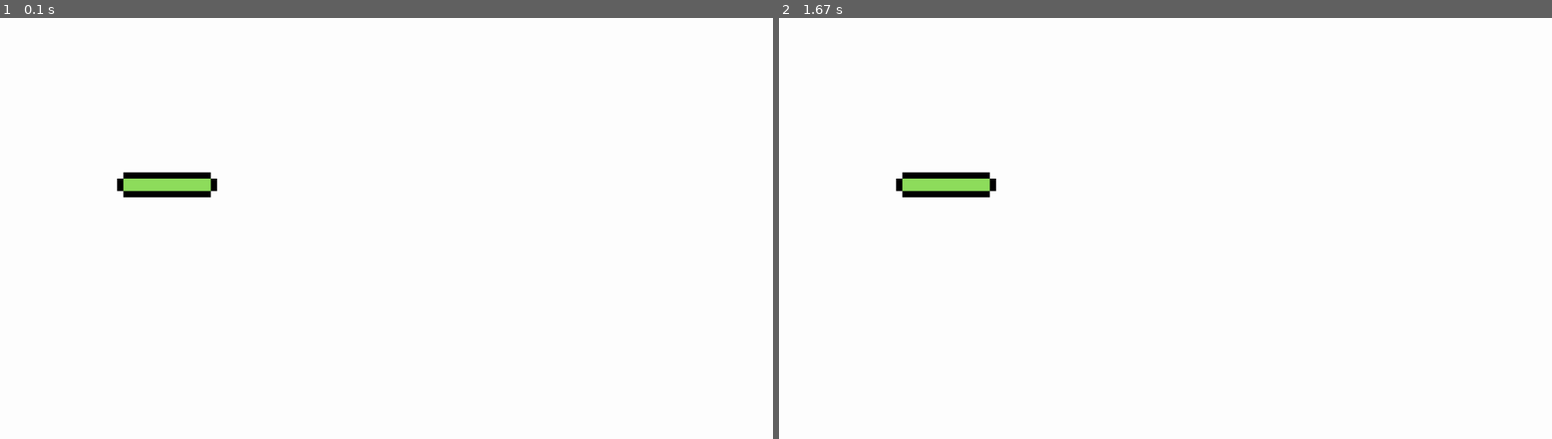
Above: before the commit, frames 1-2 (left to right).
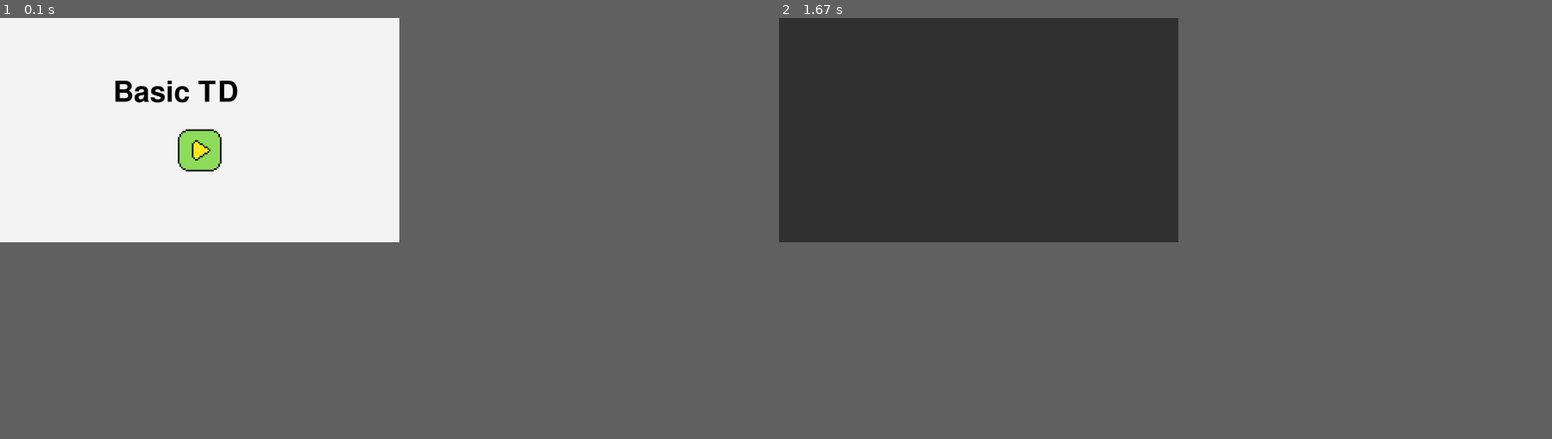
Above: after the commit, the same moments.

Repository: mtmattqq/PygameTD
Game: pygame game, started from main.py
The game is run twice, just before and just after one commit, with the same random seed, the same clock (stepped at 60 frames per second) and the same inputs.
Inputs (mouse positions are in pixels of both pictures, inside the frame that each line leads up to):
- Up to frame 1 (0.1 s): no input
- Up to frame 2 (1.67 s): click (979, 131) at 0.38 s; press the mouse at (979, 131) at 0.7 s; move the mouse to (995, 156) at 0.8 s; release the mouse at (1018, 186) at 0.93 s
In our replay, the window is 900x490 before the commit and 465x261 after it. These sizes can differ from the game's own. Grey fills any space a smaller window leaves; there, only what the larger window draws over its background counts as a difference.

The runs differ from the first frame. In frame 1, 1.7% of the frame differs, in the area x 14-31%, y 14-43%; in frame 2, 28%, in the area x 0-52%, y 0-54%.

Commit message:
start button

Diff:
--- a/button.py
+++ b/button.py
@@ -19,6 +19,7 @@
         self.width = width
         self.action_onclick = action_onclick
         self.action_highlight = action_highlight
+        self.highlight = False
         self.images = []
         for picture in pictures :
             self.images.append(pygame.transform.scale(pygame.image.load(
@@ -28,19 +29,18 @@
         # self.rect = self.image.get_rect()
         # self.rect.topleft = pos
 
-    def detect(self, pos = vec2D(0, 0), **info) :
+    def detect(self, pos = vec2D(0, 0)) :
         if(     pos.x<self.pos.x+self.width and
-                pos.x>self.pos.x and pos.y<self.hight and
+                pos.x>self.pos.x and pos.y<self.pos.y+self.hight and
                 pos.y>self.pos.y) :
-            if info == None :
-                return True
-            self.action_highlight(info)
+            if self.action_highlight != None:
+                self.action_highlight()
             return True
         return False
 
-    def click(self, pos = vec2D(0, 0), **info) :
-        if(self.detect(pos, None)) :
-            self.action_onclick(info)
+    def click(self, pos = vec2D(0, 0)) :
+        if(self.detect(pos)) :
+            return self.action_onclick()
 
     def display(self, screen) :
         screen.blit(self.images[self.state], self.pos.get_tuple())
--- a/main.py
+++ b/main.py
@@ -6,13 +6,13 @@
 
 # pygame init
 pygame.init()
-flags = FULLSCREEN | DOUBLEBUF | SCALED
-resolution = (1980, 1080)
+flags = DOUBLEBUF | SCALED | FULLSCREEN
+resolution = (1024, 576)
 screen = pygame.display.set_mode(resolution, flags, 16)
-screen.fill((255, 255, 255))
-clock=pygame.time.Clock()
+screen.fill((245, 245, 245))
+clock = pygame.time.Clock()
 pygame.display.set_caption("Basic TD Game")
-font=pygame.font.SysFont('microsoftjhenghei',50)
+font = 'unifont'
 pygame.event.set_allowed([
     QUIT, KEYDOWN, KEYUP,
     MOUSEBUTTONDOWN, MOUSEBUTTONUP,
@@ -23,23 +23,69 @@
 relative_pos = vec2D(0, 0)
 
 def show_text(text = '', x = 0, y = 0, color = (0, 0, 0), size = 0) :
+    font=pygame.font.SysFont('unifont', size)
     text=font.render(text, True, color)
     textRect=text.get_rect()
     textRect.topleft=(x+relative_pos.x-10, y+relative_pos.y-20)
     screen.blit(text, textRect)
 
-def main_page() :
-    start_button = button('Start', vec2D(300, 300), [0, 0, 0],256, 256, ['hit_bar.png'])
-    InGame=True
-    while InGame :
+def level() :
+    in_game=True
+    while in_game :
+        mouse_pos = pygame.mouse.get_pos()
+        mouse_pos = vec2D(mouse_pos[0],mouse_pos[1])
+
         # event in pygame
         for event in pygame.event.get() :
             if event.type == pygame.QUIT :
-                InGame = False
+                in_game = False
             if event.type == pygame.KEYDOWN :
                 if event.unicode == 'q' :
-                    InGame = False
+                    in_game = False
+            if event.type == pygame.MOUSEBUTTONDOWN :
+                a=0
+            if event.type == pygame.MOUSEBUTTONUP :
+                a=0
+
+        # display
+        screen.fill((50, 50, 50))
+        pygame.display.update()
+        clock.tick(FPS)
+    return
+
+def main_page() :
+    def click_start_button() :
+        return True
+    start_button = button('Start', vec2D(resolution[0]/2-64, resolution[1]/2-64),
+                          [0, 0, 0], 128, 128,
+                          ['start_button.png'], click_start_button)
+    start_button.pos = vec2D(
+        resolution[0]/2-start_button.width/2,
+        resolution[1]/2-start_button.hight/2+50)
+    title = 'Basic TD'
+
+    in_game=True
+    while in_game :
+        mouse_pos = pygame.mouse.get_pos()
+        mouse_pos = vec2D(mouse_pos[0],mouse_pos[1])
+
+        # event in pygame
+        for event in pygame.event.get() :
+            if event.type == pygame.QUIT :
+                in_game = False
+            if event.type == pygame.KEYDOWN :
+                if event.unicode == 'q' :
+                    in_game = False
+            if event.type == pygame.MOUSEBUTTONDOWN :
+                start_button.detect(pos = mouse_pos+relative_pos)
+            if event.type == pygame.MOUSEBUTTONUP :
+                if start_button.click(mouse_pos+relative_pos) :
+                    level()
+
+        # display
+        screen.fill((245, 245, 245))
         start_button.display(screen)
+        show_text(title, 300, 175, (0, 0, 0), 108)
         pygame.display.update()
         clock.tick(FPS)
     return
Binary file added: AppData/start_button.png
